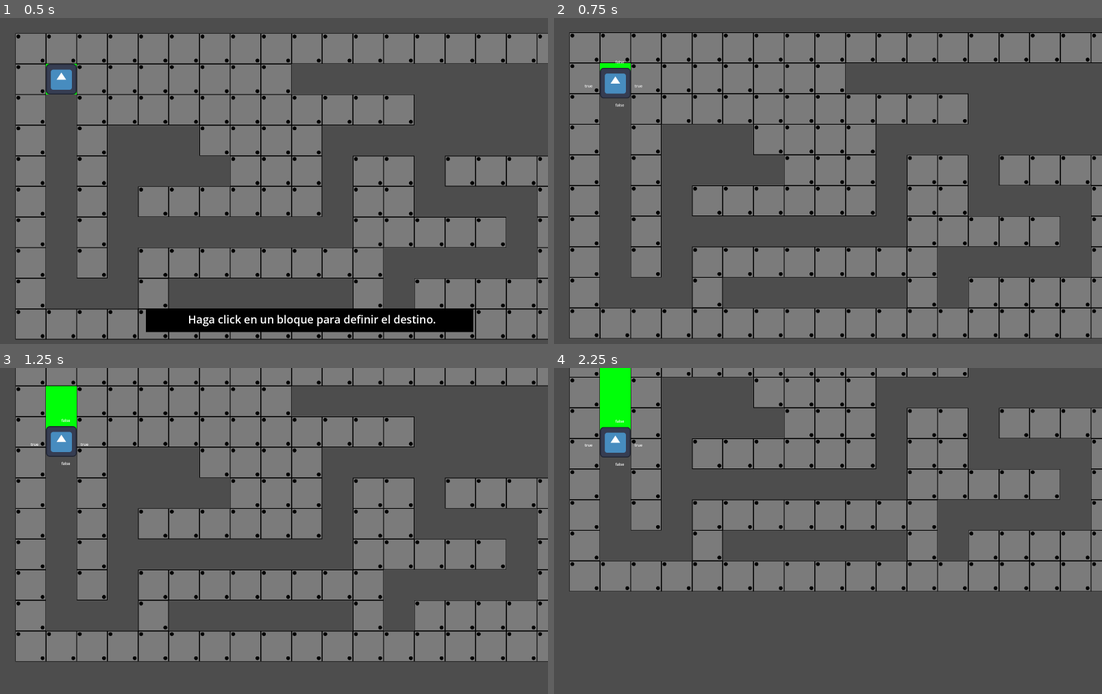
Above: before the commit, frames 1-4 (two rows, left to right).
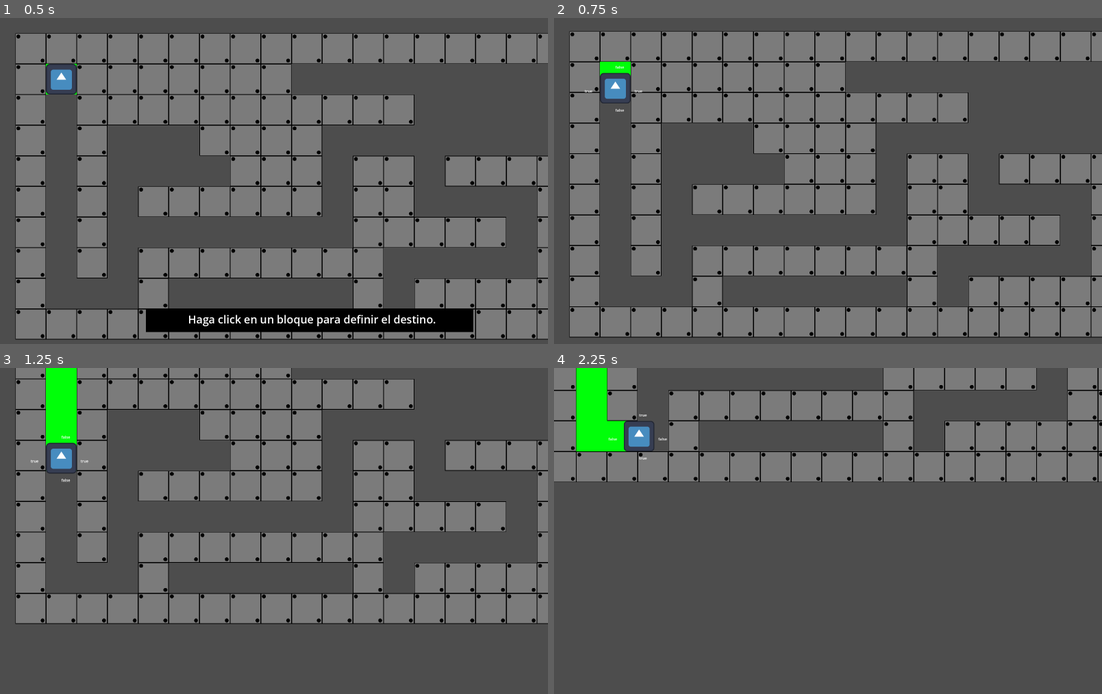
Above: after the commit, the same moments.

Repository: JoseVarelaP/Godot-Labyrinth
Game: Godot game, scene res://laberinto.tscn
Same seed, same stepped clock (60 frames per second), same inputs: the game is played once before the commit and once after it. The engine's default icon, where the game draws it, is replaced by a stand-in: a white triangle on a blue panel in a dark square.
Inputs (mouse positions are in pixels of both pictures, inside the frame that each line leads up to):
- Up to frame 1 (0.5 s): no input
- Up to frame 2 (0.75 s): tap Enter at 0.5 s; move the mouse to (948, 171) at 0.52 s; click (948, 171) at 0.67 s
- Up to frame 3 (1.25 s): no input
- Up to frame 4 (2.25 s): move the mouse to (718, 557) at 1.27 s; click (718, 557) at 1.42 s; move the mouse to (882, 462) at 2.02 s; click (882, 462) at 2.17 s

Frame 1 is identical in both runs. In frame 2, 7.2% of the frame differs, in the area x 2-100%, y 3-99%; in frame 3, 46%, in the area x 2-100%, y 0-91%; in frame 4, 42%.

Commit message:
Más compatibilidad con exploración

Diff:
--- a/Player.gd
+++ b/Player.gd
@@ -10,7 +10,7 @@
 """
 
 var destination = null
-const SPEED = 300.0
+const SPEED = 700.0
 const DEBUG = true
 var expected_goal = null
 var hasReachedGoal = true
@@ -34,14 +34,22 @@
 		$SensorDerecha.is_colliding()
 	]
 
-func hasAnyPossibleLocations():
+func getAvailableLocations():
 	var neighbours = [Vector2i.UP, Vector2i.DOWN, Vector2i.LEFT, Vector2i.RIGHT]
 	var sensors = getSensorStatus()
 	var pos = getTilePosition()
+	var result = []
 
 	for i in range(len(neighbours)):
-		#var tempLocation = pos + neighbours[i]
-		if not wasTileAlreadyExplored(pos, neighbours[i]) and not sensors[i]:
+		result.append( wasTileAlreadyExplored(pos, neighbours[i]) )
+
+	return result
+
+func hasAnyPossibleLocations():
+	var neighborPositions = getAvailableLocations()
+	var sensors = getSensorStatus()
+	for i in range(len(neighborPositions)):
+		if not neighborPositions[i] and not sensors[i]:
 			return true
 
 	return false
@@ -69,10 +77,10 @@
 	var colisionData = ColisionMap.get_cell_atlas_coords(0, pos) as Vector2i
 
 	if data:
-		if debugInfo:
-			print( data, colisionData )
+		#if debugInfo:
+			#print( data, colisionData )
 
-		return data == Vector2i(1,0) and colisionData == Vector2i(0,0)
+		return data == Vector2i(1,0)
 
 	return false
 
@@ -92,7 +100,7 @@
 func DetermineNewDestination():
 	var current_position = getTilePosition()
 
-	print("\n")
+	#print("\n")
 	# Si estamos actualmente en un bloque ya visitado, encuentra una manera de salir de ahi.
 	if currentTileHasBeenVisited(current_position):
 		# print("already visited")
@@ -108,25 +116,30 @@
 		if not wasTileAlreadyExplored(current_position, Vector2i(-1,0), true) and not $SensorIzquierda.is_colliding():
 			current_position.x -= 1
 			return current_position
-		return null
 
-	# Abajo
+	# If we reached here, we need to go back.
 	if (wasTileAlreadyExplored(current_position, Vector2i(0,-1))):
-		if $SensorAbajo.is_colliding():
+		if $SensorArriba.is_colliding():
 			return null
-		current_position.y += 1
+		current_position.y -= 1
 		return current_position
 	# Derecha
-	if (wasTileAlreadyExplored(current_position, Vector2i(-1,0))):
+	if (wasTileAlreadyExplored(current_position, Vector2i(1,0))):
 		if $SensorDerecha.is_colliding():
 			return null
 		current_position.x += 1
 		return current_position
 	# Izquierda
-	if (not wasTileAlreadyExplored(current_position, Vector2i(-1,0))):
+	if (wasTileAlreadyExplored(current_position, Vector2i(-1,0))):
 		if $SensorIzquierda.is_colliding():
 			return null
 		current_position.x -= 1
+		return current_position
+	# Abajo
+	if (wasTileAlreadyExplored(current_position, Vector2i(0,1))):
+		if $SensorAbajo.is_colliding():
+			return null
+		current_position.y += 1
 		return current_position
 	return null
 
@@ -154,6 +167,9 @@
 		if GlobalNewPosition == global_position:
 			TouchedTile.emit( newposition )
 
+			if hasAnyPossibleLocations():
+				lastPossibleFreeLocation = newposition
+
 			if not lastVisitedLocations.has(destination):
 				lastVisitedLocations.append( destination )
 
@@ -168,3 +184,6 @@
 		var newLocation = DetermineNewDestination()
 		if newLocation:
 			MoveToNewLocation(delta, newLocation)
+		else:
+			# Hay que volver.
+			MoveToNewLocation(delta, lastPossibleFreeLocation)
--- a/laberinto.gd
+++ b/laberinto.gd
@@ -14,9 +14,9 @@
 	var cell = getTilePosition()
 	# var data = $Exploracion.get_cell_tile_data(0, cell) as TileData
 	if cell != lastCell:
-		print(cell)
+		#print(cell)
 		if lastCell != null:
-			$Exploracion.set_cell(0,lastCell,0,Vector2i(1,0))
+			ForceSetTileAsPassed(lastCell)
 		lastCell = cell
 
 func ForceSetTileAsPassed(cellPosition : Vector2i):
@@ -32,14 +32,14 @@
 
 # Called every frame. 'delta' is the elapsed time since the previous frame.
 func _process(delta):
-	print( getGlobalTilePosition(get_global_mouse_position()) )
+	#print( getGlobalTilePosition(get_global_mouse_position()) )
 	pass
 
 func _input(ev):
 	if ev is InputEventMouseButton and ev.button_index == MOUSE_BUTTON_LEFT:
 		$GuiInformation.set_visible(false)
 		$Personaje.setExpectedGoal( getGlobalTilePosition(get_global_mouse_position()) )
-		print("click")
+		#print("click")
 
 func _on_personaje_touched_tile(given_collision : Vector2i):
 	ForceSetTileAsPassed(given_collision)
